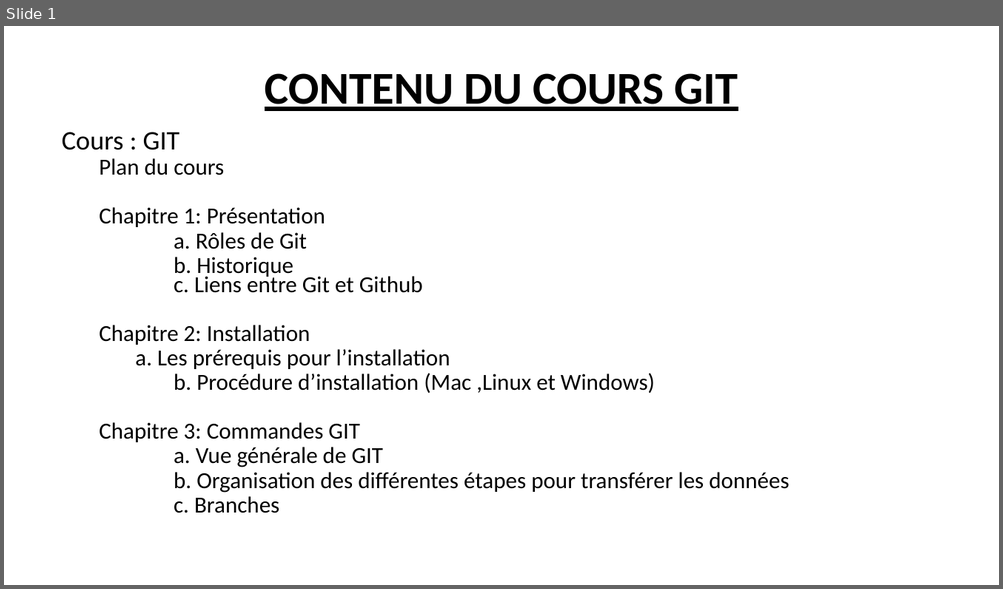
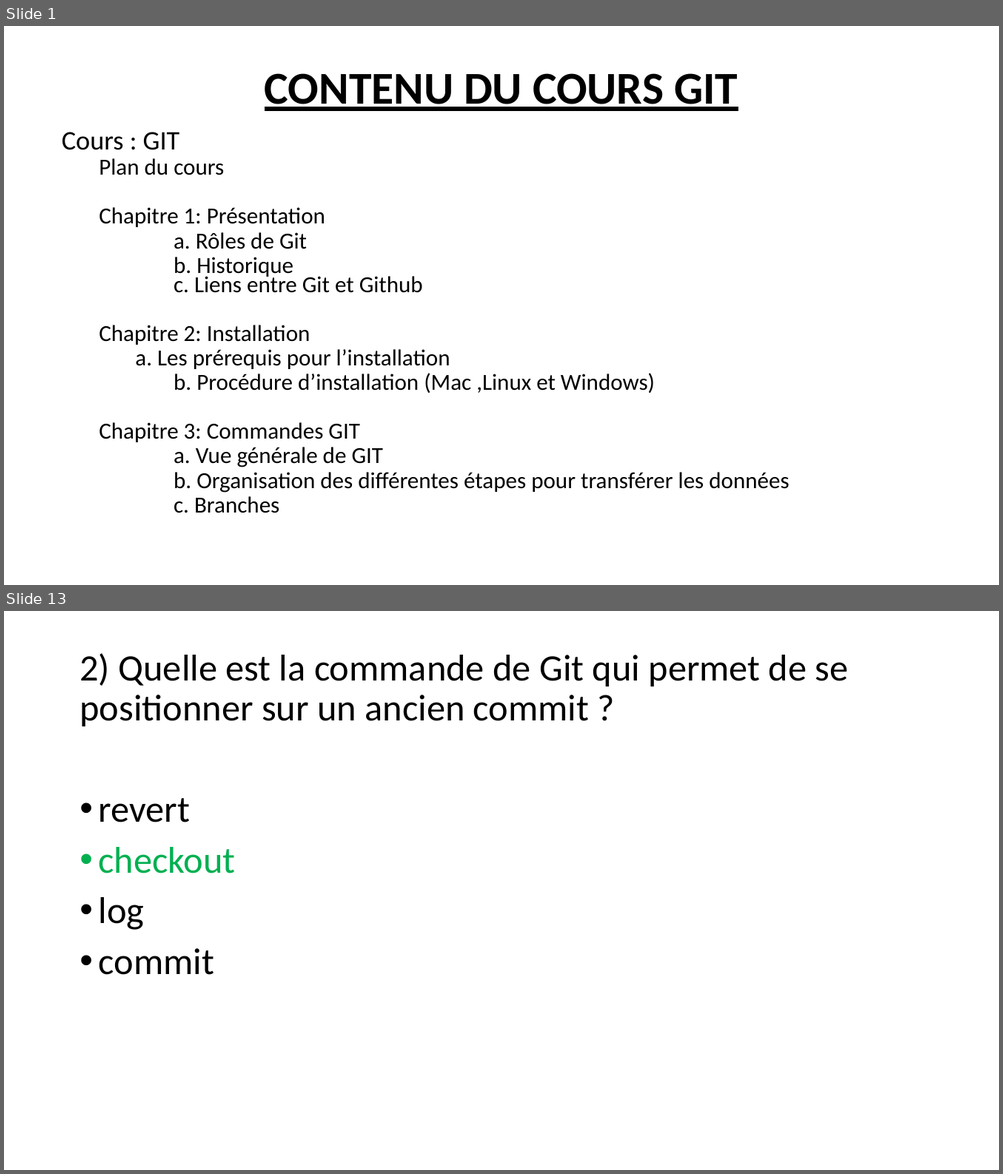
Before and after one commit to emdeo/absolute-knowledge, a slide deck: presentationGit.pptx. Shown one above the other, each under a label of ours: slide 1 before the commit, slides 1 and 13 after it; the slides between them are not shown. The pictures are 1003x589 and 1003x1174 pixels, drawn with LibreOffice and Linux fonts; fonts in the diff are those of the drawing. Boxes give left, top, right and bottom in pixels: in the first picture for what was removed or moved away, otherwise in the second. Text is boxed around its words. In the diff, an @@ line names an element or a change of style, - is before the commit and + after.

```diff
--- a/presentationGit.pptx
+++ b/presentationGit.pptx
@@ slide 13 added at [4, 611, 999, 1170], background #FFFFFF @@
@@ text added at [79, 653, 848, 975], 36 pt, text #000000 @@
+2) Quelle est la commande de Git qui permet de se positionner sur un ancien commit ?
+• revert
+• checkout
+• log
+• commit
```
Also in this commit, not shown: 10 slides changed, 19 other slides added.
